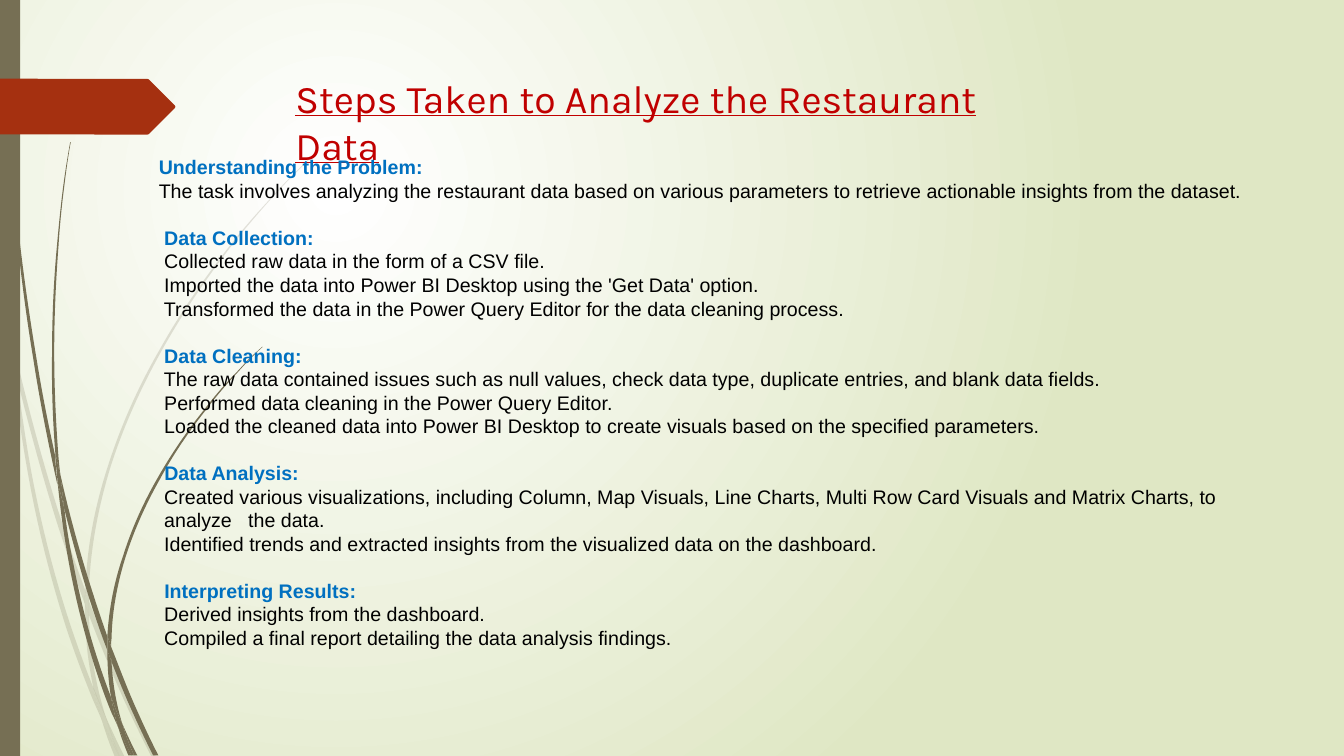
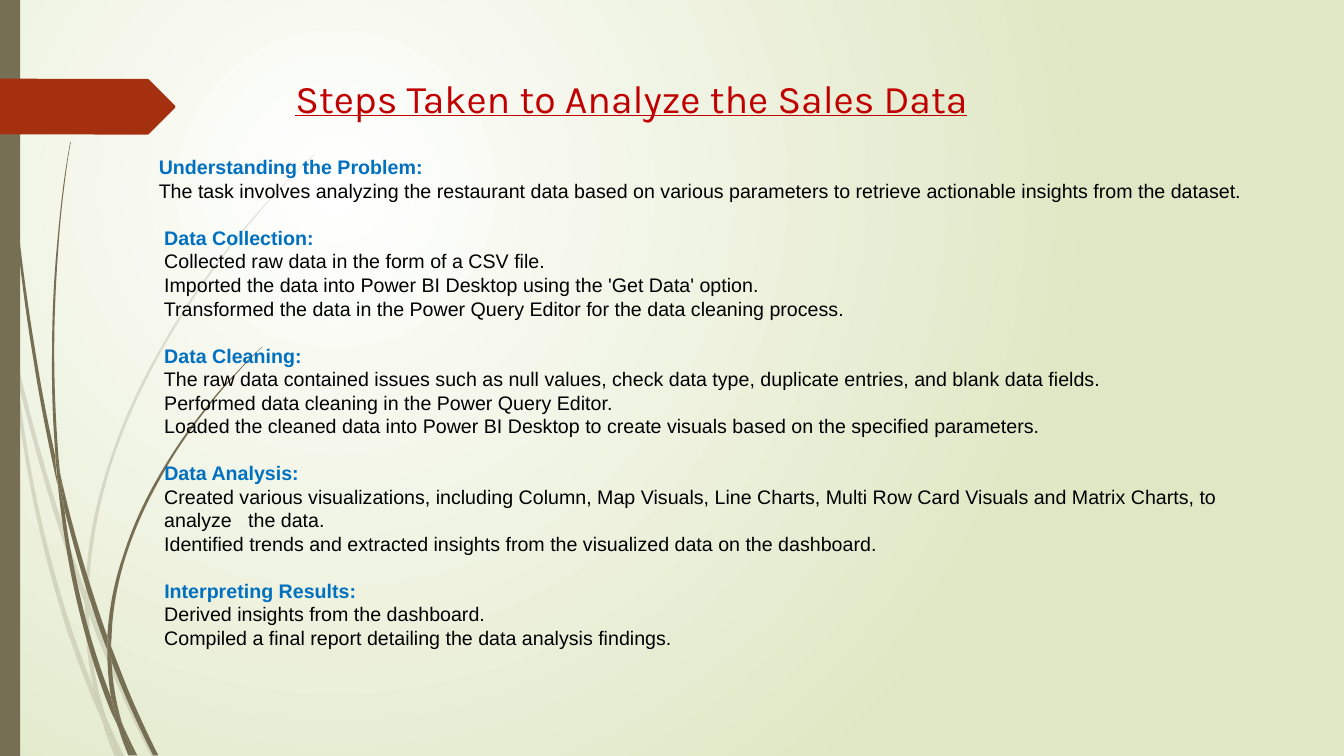
Before and after one commit to hemantg111/LearnKnowD, a slide deck: slide 3 of LearnKnowD Sales Analysis.pptx. Drawn at 1344x756 pixels with LibreOffice and Linux fonts; fonts in the diff are those of the drawing. Boxes give left, top, right and bottom in pixels: in the first picture for what was removed or moved away, otherwise in the second. Text is boxed around its words. In the diff, an @@ line names an element or a change of style, - is before the commit and + after.

```diff
--- a/LearnKnowD Sales Analysis.pptx
+++ b/LearnKnowD Sales Analysis.pptx
@@ title at (295, 86, 968, 123): text changed @@
-Steps Taken to Analyze the Restaurant Data
+Steps Taken to Analyze the Sales Data
```
Also in this commit, not shown: 4 other slides changed, 1 slide added.
